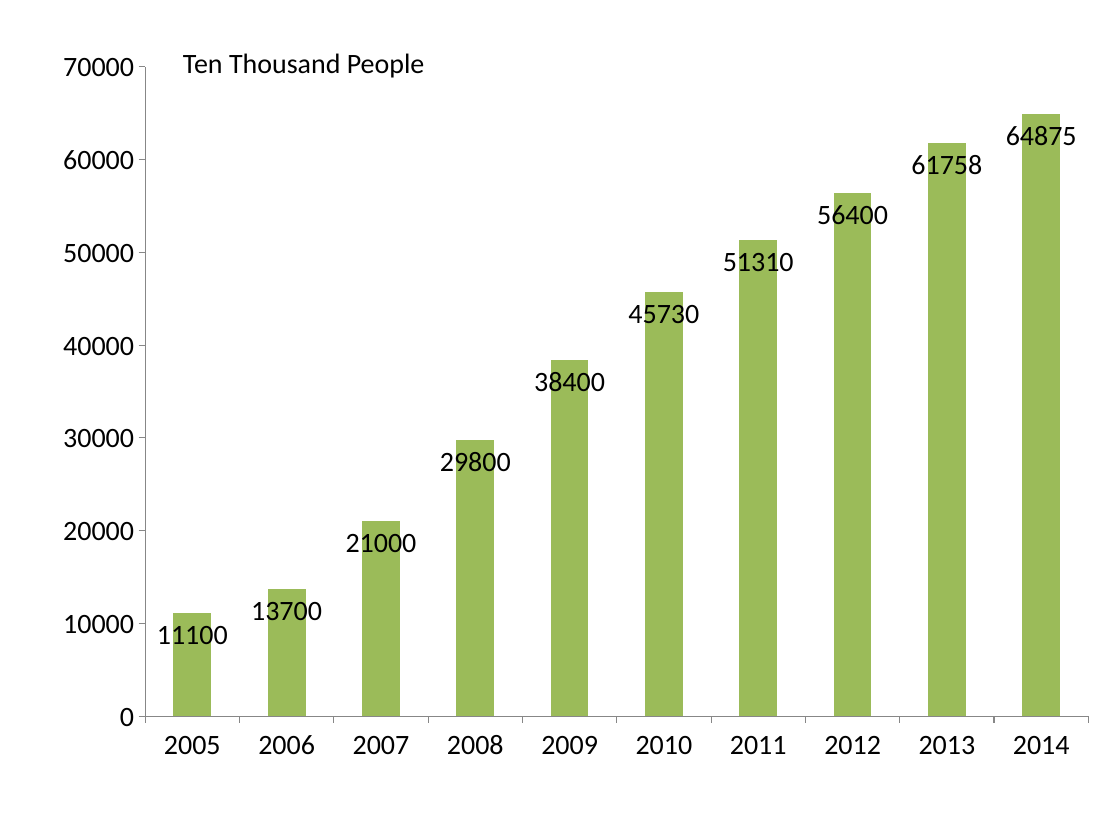
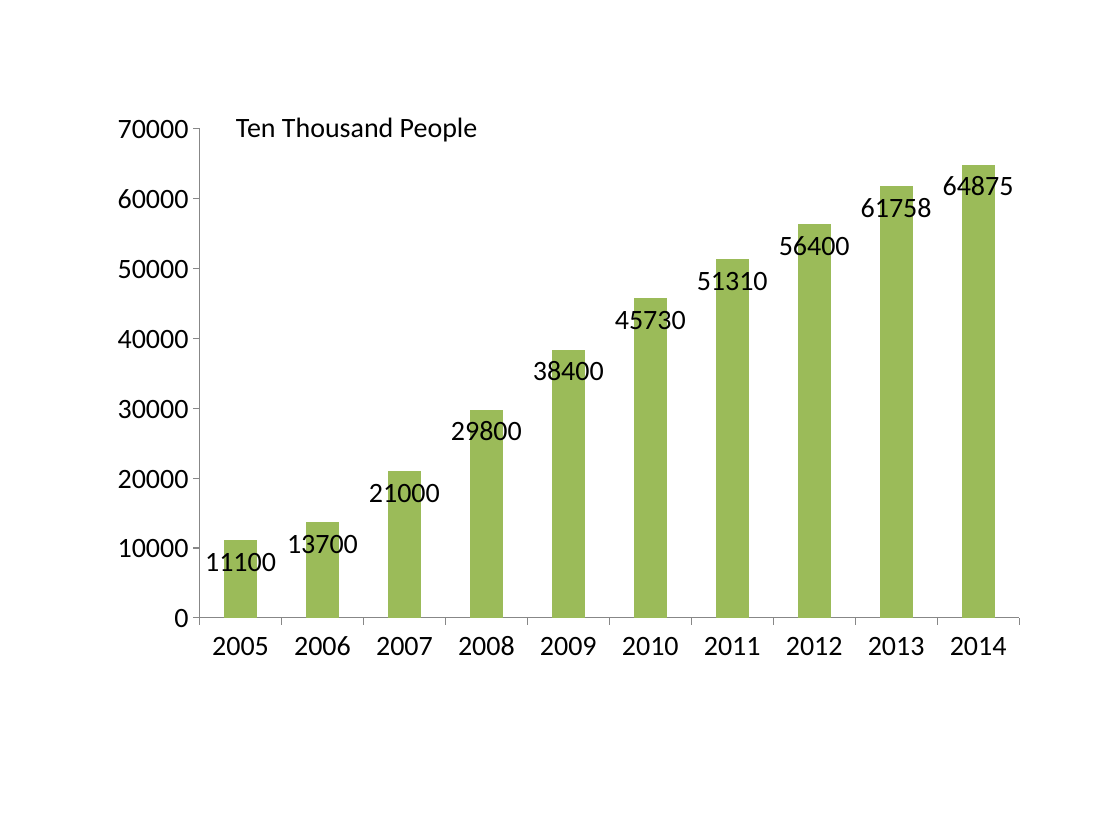
Before and after one commit to saxon17/Paper, a slide deck: slide 1 of Traffic Survey/figure.pptx. Drawn at 1120x840 pixels with LibreOffice and Linux fonts; fonts in the diff are those of the drawing. Boxes give left, top, right and bottom in pixels: in the first picture for what was removed or moved away, otherwise in the second. Text is boxed around its words. In the diff, an @@ line names an element or a change of style, - is before the commit and + after.

```diff
--- a/Traffic Survey/figure.pptx
+++ b/Traffic Survey/figure.pptx
@@ column stacked chart resized from (x1=22, y1=32, x2=1099, y2=840) to (x1=93, y1=103, x2=1028, y2=711) @@
@@ text "Ten Thousand People" moved from (x1=183, y1=53, x2=425, y2=78) to (x1=236, y1=117, x2=478, y2=142) @@
```
